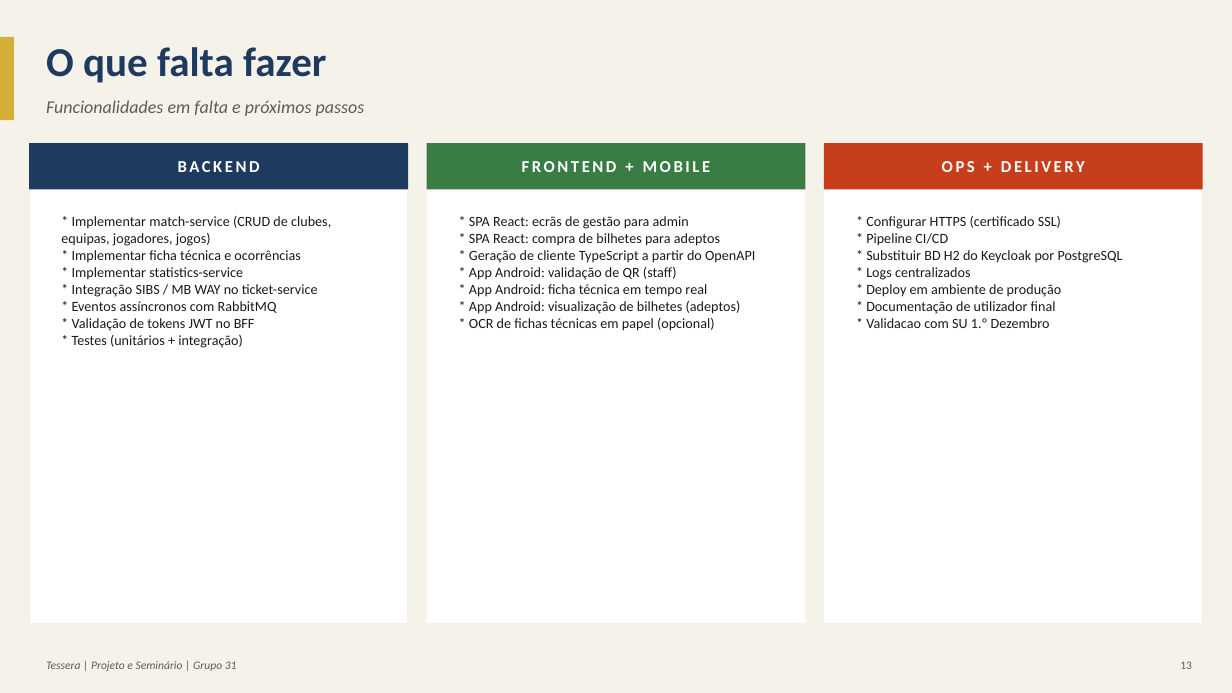
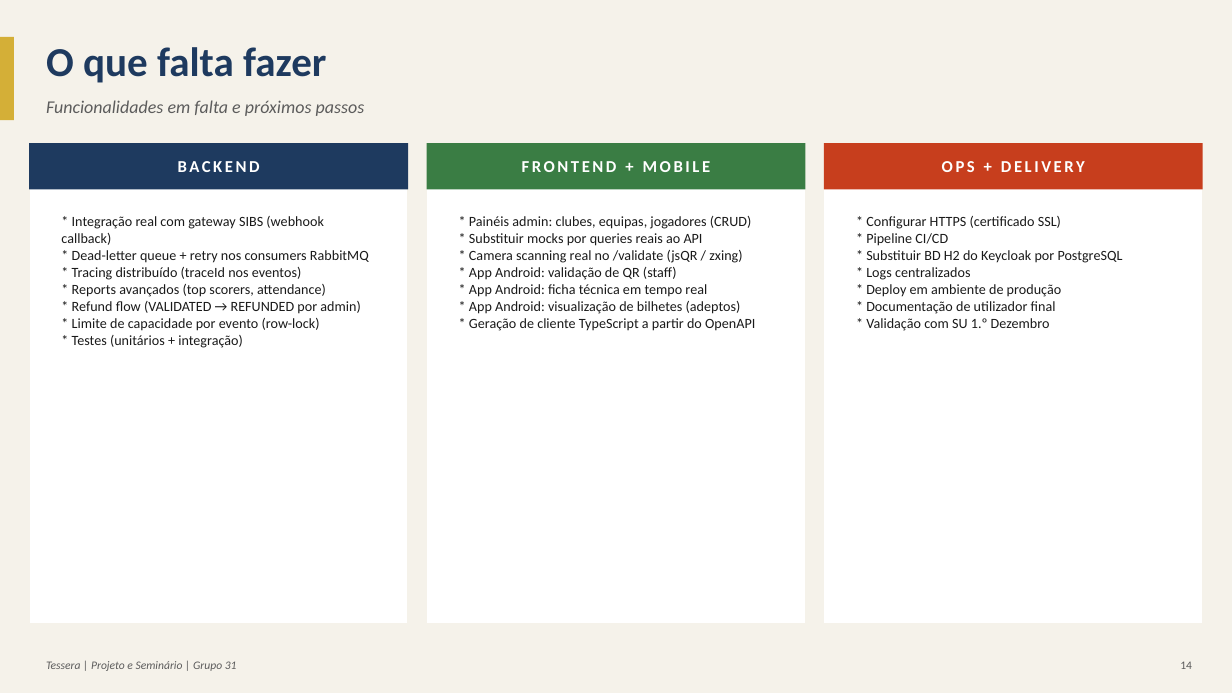
Before and after one commit to bruno-pinto-git/tessera, a slide deck: slide 14 of docs/apG31.pptx (slide 13 before the commit). Drawn at 1232x693 pixels with LibreOffice and Linux fonts; fonts in the diff are those of the drawing. Boxes give left, top, right and bottom in pixels: in the first picture for what was removed or moved away, otherwise in the second. Text is boxed around its words. In the diff, an @@ line names an element or a change of style, - is before the commit and + after.

```diff
--- a/docs/apG31.pptx
+++ b/docs/apG31.pptx
@@ text at (61,216,369,348): text changed @@
-* Implementar match-service (CRUD de clubes, equipas, jogadores, jogos)
-* Implementar ficha técnica e ocorrências
-* Implementar statistics-service
-* Integração SIBS / MB WAY no ticket-service
-* Eventos assíncronos com RabbitMQ
-* Validação de tokens JWT no BFF
-* Testes (unitários + integração)
+* Integração real com gateway SIBS (webhook callback)
+* Dead-letter queue + retry nos consumers RabbitMQ
+* Tracing distribuído (traceId nos eventos)
+* Reports avançados (top scorers, attendance)
+* Refund flow (VALIDATED → REFUNDED por admin)
+* Limite de capacidade por evento (row-lock)
+* Testes (unitários + integração)
@@ text at (469,216,755,331): text changed @@
-* SPA React: ecrãs de gestão para admin
-* SPA React: compra de bilhetes para adeptos
-* Geração de cliente TypeScript a partir do OpenAPI
-* App Android: validação de QR (staff)
-* App Android: ficha técnica em tempo real
-* App Android: visualização de bilhetes (adeptos)
-* OCR de fichas técnicas em papel (opcional)
+* Painéis admin: clubes, equipas, jogadores (CRUD)
+* Substituir mocks por queries reais ao API
+* Camera scanning real no /validate (jsQR / zxing)
+* App Android: validação de QR (staff)
+* App Android: ficha técnica em tempo real
+* App Android: visualização de bilhetes (adeptos)
+* Geração de cliente TypeScript a partir do OpenAPI
@@ text at (866,216,1123,331): text changed @@
-* Configurar HTTPS (certificado SSL)
-* Pipeline CI/CD
-* Substituir BD H2 do Keycloak por PostgreSQL
-* Logs centralizados
-* Deploy em ambiente de produção
-* Documentação de utilizador final
-* Validacao com SU 1.º Dezembro
+* Configurar HTTPS (certificado SSL)
+* Pipeline CI/CD
+* Substituir BD H2 do Keycloak por PostgreSQL
+* Logs centralizados
+* Deploy em ambiente de produção
+* Documentação de utilizador final
+* Validação com SU 1.º Dezembro
@@ text at (1180,661,1192,669): text changed @@
-13
+14
```
Also in this commit, not shown: 7 other slides changed, 1 slide added, 1 other file.
